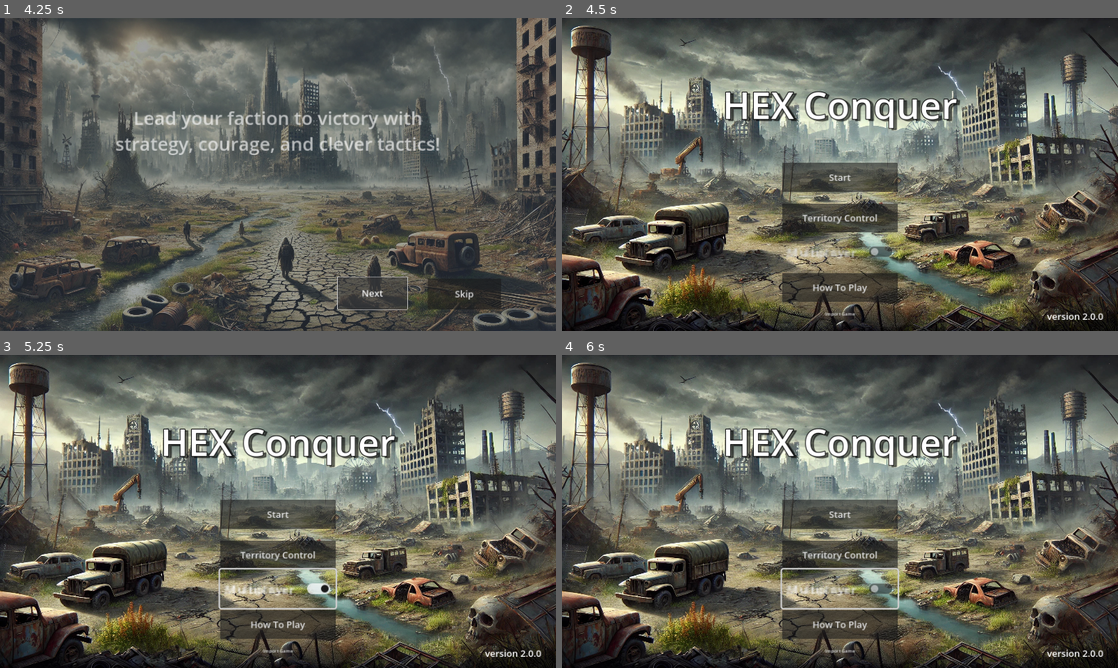
Above: before the commit, frames 1-4 (two rows, left to right).
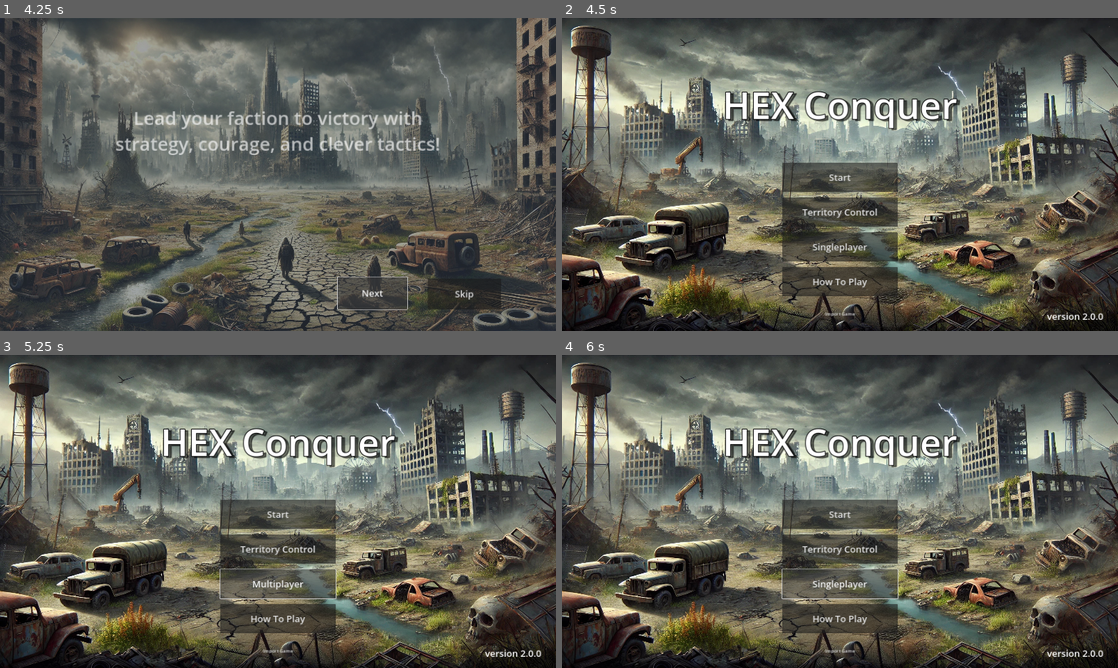
Above: after the commit, the same moments.

Repository: nguyendangy/hex-conquer
Game: Godot game, scene res://Scenes/Intro.tscn
Same seed, same stepped clock (60 frames per second), same inputs: the game is played once before the commit and once after it.
Inputs (mouse positions are in pixels of both pictures, inside the frame that each line leads up to):
- Up to frame 1 (4.25 s): move the mouse to (400, 158) at 0.52 s; hold Right mouse button (camera_pan) 0.53-1.25 s; click (400, 158) at 0.67 s; drag from (166, 190) to (250, 237) at 1.27 s; move the mouse to (333, 105) at 2.02 s; tap Mouse wheel down (camera_zoom_out) at 2.1 s; click (333, 105) at 2.17 s; click "Next" at 2.75 s; click "Next" at 3.5 s
- Up to frame 2 (4.5 s): click "Skip" at 4.25 s
- Up to frame 3 (5.25 s): click (278, 589) at 5 s, where only the run before the commit has a clickable "Multiplayer"
- Up to frame 4 (6 s): click "Multiplayer" at 5.75 s

Frame 1 is identical in both runs. In frame 2, 3.6% of the frame differs, in the area x 39-61%, y 57-91%; in frame 3, 3.6%; in frame 4, 3.5%.

Commit message:
Update titlescreen button

Diff:
--- a/Scenes/TitleScreen.tscn
+++ b/Scenes/TitleScreen.tscn
@@ -51,29 +51,28 @@
 [node name="ModeButton" type="Button" parent="."]
 layout_mode = 0
 offset_left = 760.0
-offset_top = 640.0
+offset_top = 620.0
 offset_right = 1160.0
-offset_bottom = 740.0
+offset_bottom = 720.0
 theme_override_font_sizes/font_size = 32
 text = "Territory Control"
 script = ExtResource("1_8v2ok")
 
-[node name="CheckButton" type="CheckButton" parent="."]
-layout_mode = 0
+[node name="MultiplayerButton" type="Button" parent="."]
 offset_left = 760.0
 offset_top = 740.0
-offset_right = 910.0
-offset_bottom = 790.0
-scale = Vector2(2.66, 2.66)
-text = "Multiplayer"
+offset_right = 1160.0
+offset_bottom = 840.0
+theme_override_font_sizes/font_size = 32
+text = "Singleplayer"
 script = ExtResource("1_8v2ok")
 
 [node name="HelpButton" type="Button" parent="."]
 layout_mode = 0
 offset_left = 760.0
-offset_top = 880.0
+offset_top = 860.0
 offset_right = 1160.0
-offset_bottom = 980.0
+offset_bottom = 960.0
 theme_override_font_sizes/font_size = 32
 text = "How To Play"
 script = ExtResource("1_8v2ok")
@@ -126,7 +125,7 @@
 
 [connection signal="pressed" from="StartButton" to="StartButton" method="_on_StartButton_pressed"]
 [connection signal="pressed" from="ModeButton" to="ModeButton" method="_on_ModeButton_pressed"]
-[connection signal="toggled" from="CheckButton" to="StartButton" method="_on_CheckButton_toggled"]
+[connection signal="pressed" from="MultiplayerButton" to="StartButton" method="_on_MultiplayerButton_pressed"]
 [connection signal="pressed" from="HelpButton" to="HelpButton" method="_on_HelpButton_pressed"]
 [connection signal="ready" from="VersionLabel" to="StartButton" method="_on_VersionLabel_ready"]
 [connection signal="pressed" from="CenterContainer/ImportButton" to="StartButton" method="_on_ImportButton_pressed"]
--- a/Scripts/TitleScreen.gd
+++ b/Scripts/TitleScreen.gd
@@ -20,6 +20,18 @@
 		Config.gameMode = 1
 
 
+func _on_MultiplayerButton_pressed() -> void:
+	var text: String = get_node("/root/TitleScreen/MultiplayerButton").text
+	if text == "Singleplayer":
+		text = "Multiplayer"
+		get_node("/root/TitleScreen/MultiplayerButton").set_text("Multiplayer")
+		Config.multiplayerSelected = true
+	else:
+		text = "Singleplayer"
+		get_node("/root/TitleScreen/MultiplayerButton").set_text("Singleplayer")
+		Config.multiplayerSelected = false
+
+
 func _on_HelpButton_pressed() -> void:
 	get_tree().change_scene_to_file("res://Scenes/HelpPage.tscn")
 
@@ -33,11 +45,6 @@
 	get_tree().change_scene_to_file("res://Scenes/Main.tscn")
 
 
-func _on_CheckButton_toggled(toggled_on: bool) -> void:
-	get_node("/root/TitleScreen/CheckButton").button_pressed = toggled_on
-	Config.multiplayerSelected = toggled_on
-
-
 func _on_ImportButton_pressed() -> void:
 	get_node("/root/TitleScreen/Import").visible = not get_node("/root/TitleScreen/Import").visible
 	Config.import = true
